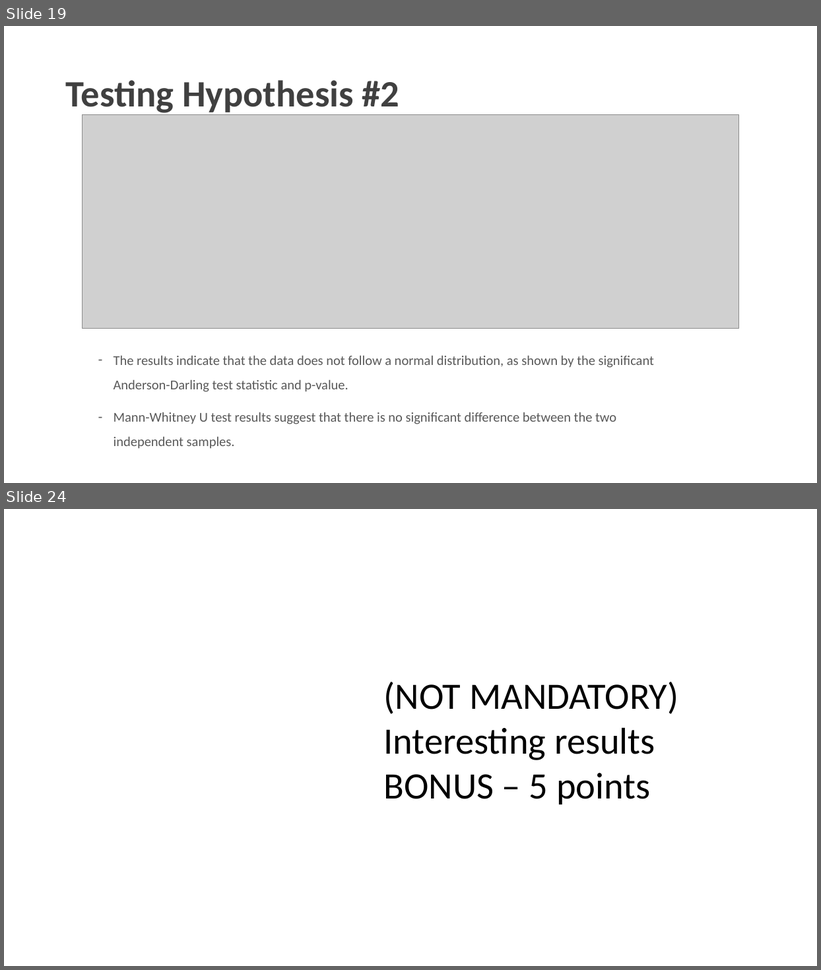
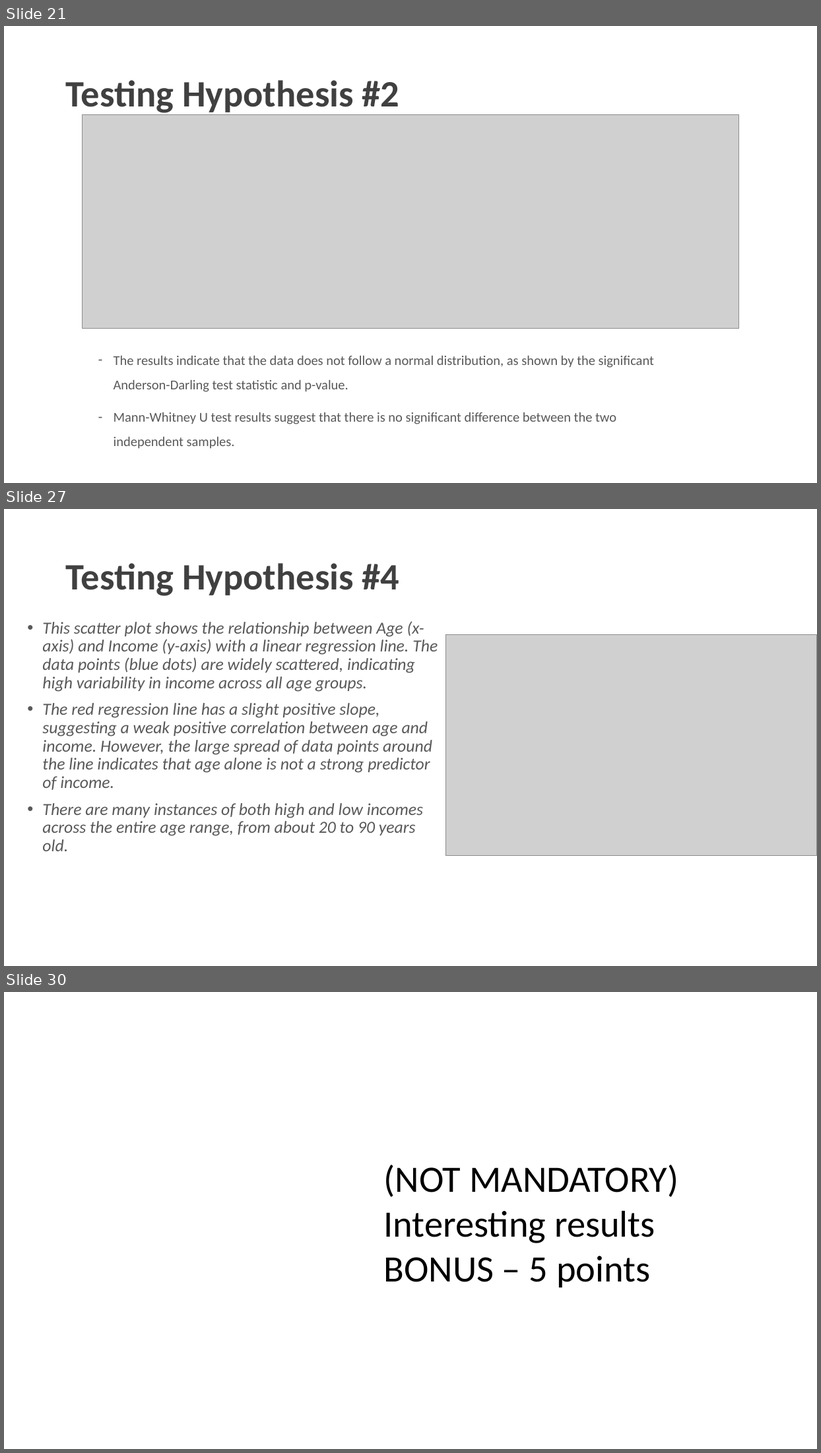
Before and after one commit to charlesyifanli/python_and_data, a slide deck: mini_project/SCSE 24 Mini-project presentation (Group No. ##).pptx. Shown one above the other, each under a label of ours: slides 19 and 24 before the commit, slides 21, 27 and 30 after it; the slides between them are not shown. The pictures are 821x970 and 821x1453 pixels, drawn with LibreOffice and Linux fonts; fonts in the diff are those of the drawing; grey boxes stand for pictures; background and template pictures are left out. Boxes give left, top, right and bottom in pixels: in the first picture for what was removed or moved away, otherwise in the second. Text is boxed around its words. In the diff, an @@ line names an element or a change of style, - is before the commit and + after.

```diff
--- a/mini_project/SCSE 24 Mini-project presentation (Group No. ##).pptx
+++ b/mini_project/SCSE 24 Mini-project presentation (Group No. ##).pptx
@@ slide 27 added at <box>4,509,817,966</box>, background #FFFFFF @@
@@ title added at <box>66,563,400,596</box>, 44 pt, text #404040, bold @@
+Testing Hypothesis #4
@@ text added at <box>42,621,438,852</box>, 20 pt, text #595959, italic @@
+• This scatter plot shows the relationship between Age (x-axis) and Income (y-axis) with a linear regression line. The data points (blue dots) are widely scattered, indicating high variability in income across all age groups.
+• The red regression line has a slight positive slope, suggesting a weak positive correlation between age and income. However, the large spread of data points around the line indicates that age alone is not a strong predictor of income.
+• There are many instances of both high and low incomes across the entire age range, from about 20 to 90 years old.
@@ picture added at <box>446,634,817,856</box> @@
@@ what was slide 19 is now slide 21 @@
@@ what was slide 24 is now slide 30 @@
```
Also in this commit, not shown: 3 slides changed, 6 other slides added, 1 slide removed, 1 other file.
